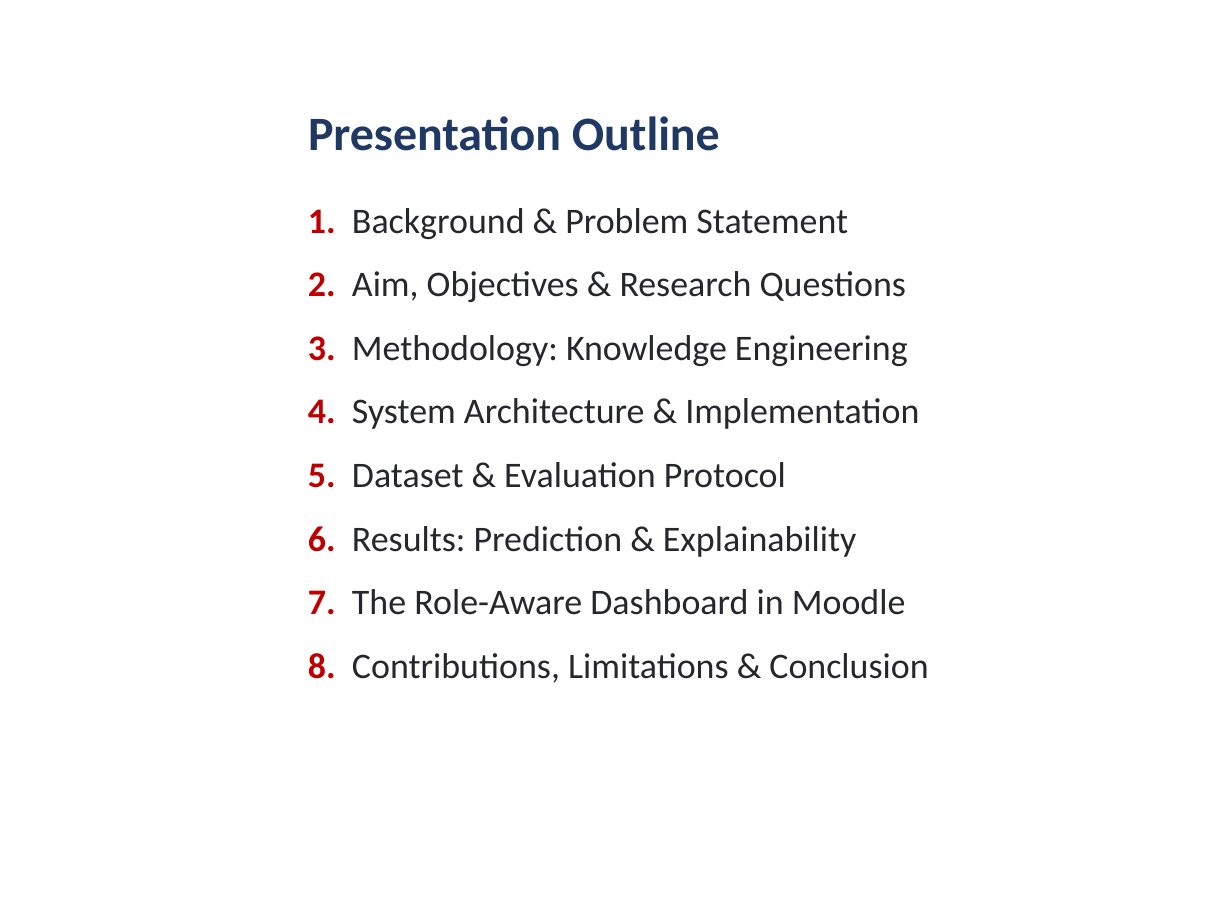
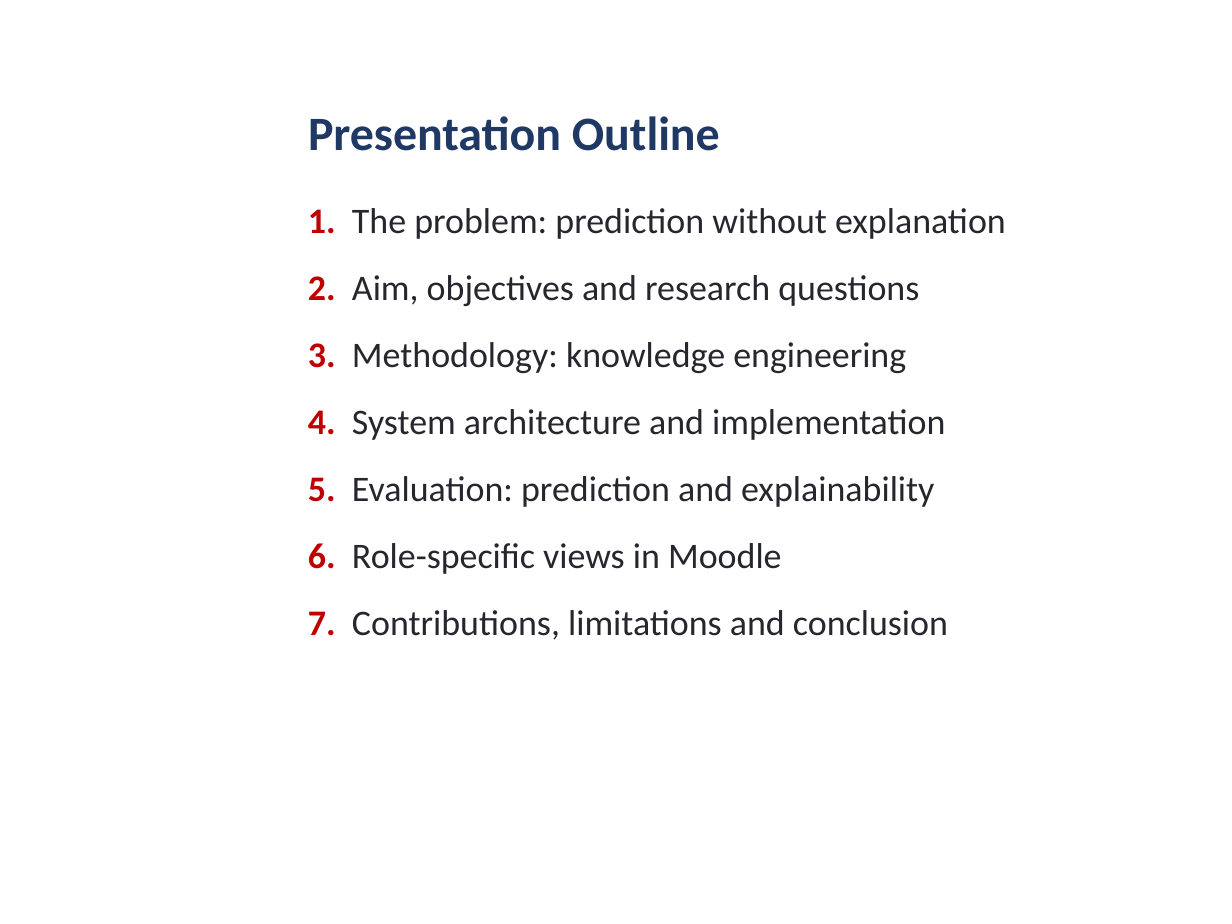
Before and after one commit to daniel-larry/python-run-result, a slide deck: slide 2 of Internal_Defense_Presentation.pptx. Drawn at 1232x924 pixels with LibreOffice and Linux fonts; fonts in the diff are those of the drawing; background and template pictures are left out. Boxes give left, top, right and bottom in pixels: in the first picture for what was removed or moved away, otherwise in the second. Text is boxed around its words. In the diff, an @@ line names an element or a change of style, - is before the commit and + after.

```diff
--- a/Internal_Defense_Presentation.pptx
+++ b/Internal_Defense_Presentation.pptx
@@ text at bbox=[308, 208, 1006, 640]: text changed @@
-1. Background & Problem Statement
-2. Aim, Objectives & Research Questions
-3. Methodology: Knowledge Engineering
-4. System Architecture & Implementation
-5. Dataset & Evaluation Protocol
-6. Results: Prediction & Explainability
-7. The Role-Aware Dashboard in Moodle
-8. Contributions, Limitations & Conclusion
+1. The problem: prediction without explanation
+2. Aim, objectives and research questions
+3. Methodology: knowledge engineering
+4. System architecture and implementation
+5. Evaluation: prediction and explainability
+6. Role-specific views in Moodle
+7. Contributions, limitations and conclusion
```
Also in this commit, not shown: 10 other slides changed.
